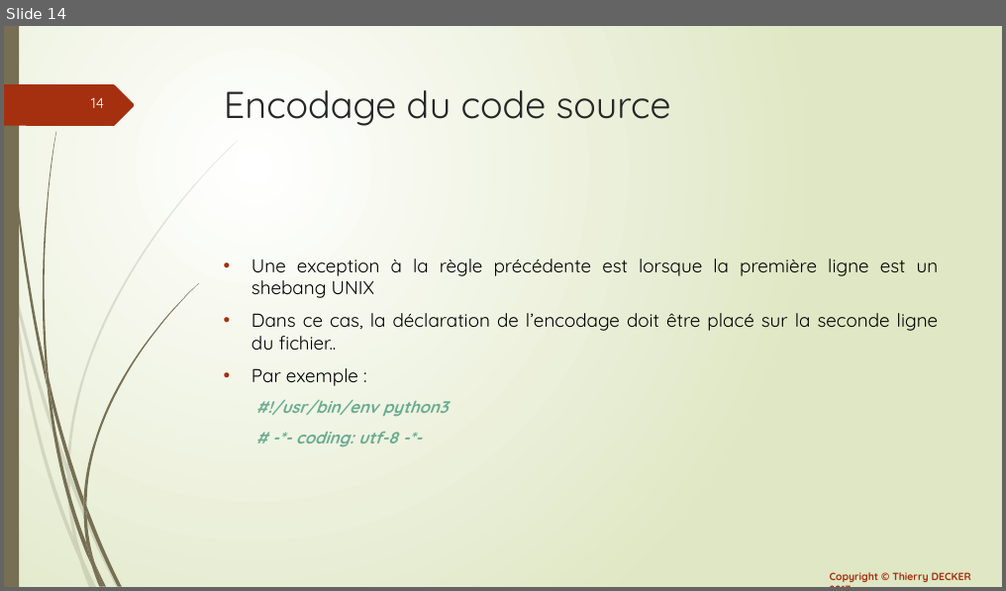
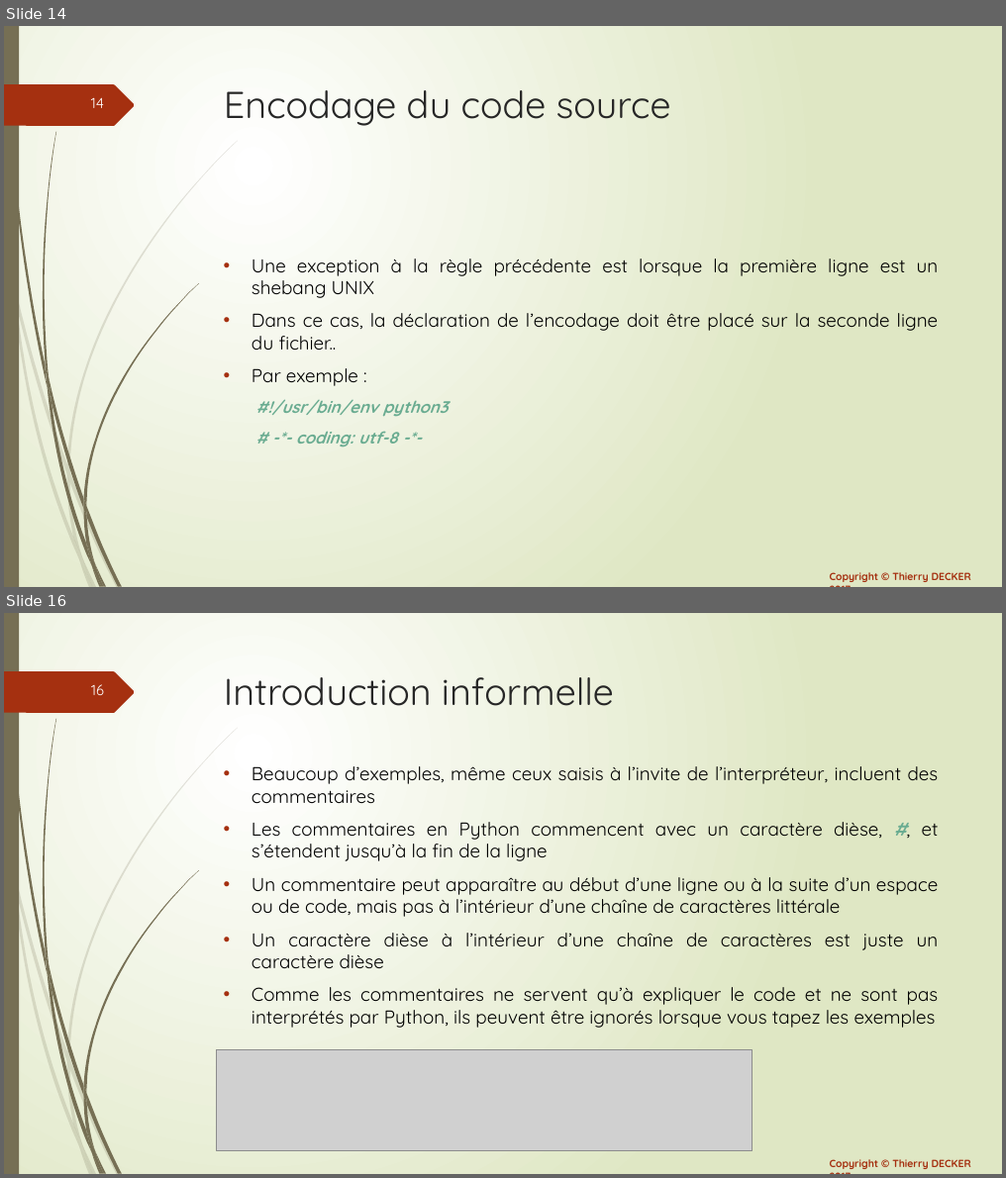
Before and after one commit to VikmanTheRacoon/learning-python, a slide deck: documentations/learning-python.pptx. Shown one above the other, each under a label of ours: slide 14 before the commit, slides 14 and 16 after it; the slides between them are not shown. The pictures are 1006x591 and 1006x1178 pixels, drawn with LibreOffice and Linux fonts; fonts in the diff are those of the drawing; grey boxes stand for pictures. Boxes give left, top, right and bottom in pixels: in the first picture for what was removed or moved away, otherwise in the second. Text is boxed around its words. In the diff, an @@ line names an element or a change of style, - is before the commit and + after.

```diff
--- a/documentations/learning-python.pptx
+++ b/documentations/learning-python.pptx
@@ slide 16 added at [4, 613, 1002, 1174], background gradient #FFFFFF to #DFE8C4; not listed: 26 template elements that a slide beside it also shows @@
@@ title added at [224, 677, 614, 706], 36 pt, text #262626 @@
+Introduction informelle
@@ text added at [252, 766, 939, 1028], 18 pt, text #000000 @@
+• Beaucoup d’exemples, même ceux saisis à l’invite de l’interpréteur, incluent des commentaires
+• Les commentaires en Python commencent avec un caractère dièse, #, et s’étendent jusqu’à la fin de la ligne
+• Un commentaire peut apparaître au début d’une ligne ou à la suite d’un espace ou de code, mais pas à l’intérieur d’une chaîne de caractères littérale
+• Un caractère dièse à l’intérieur d’une chaîne de caractères est juste un caractère dièse
+• Comme les commentaires ne servent qu’à expliquer le code et ne sont pas interprétés par Python, ils peuvent être ignorés lorsque vous tapez les exemples
@@ picture added at [216, 1050, 752, 1151] @@
```
Also in this commit, not shown: 6 other slides added, 1 other file.
